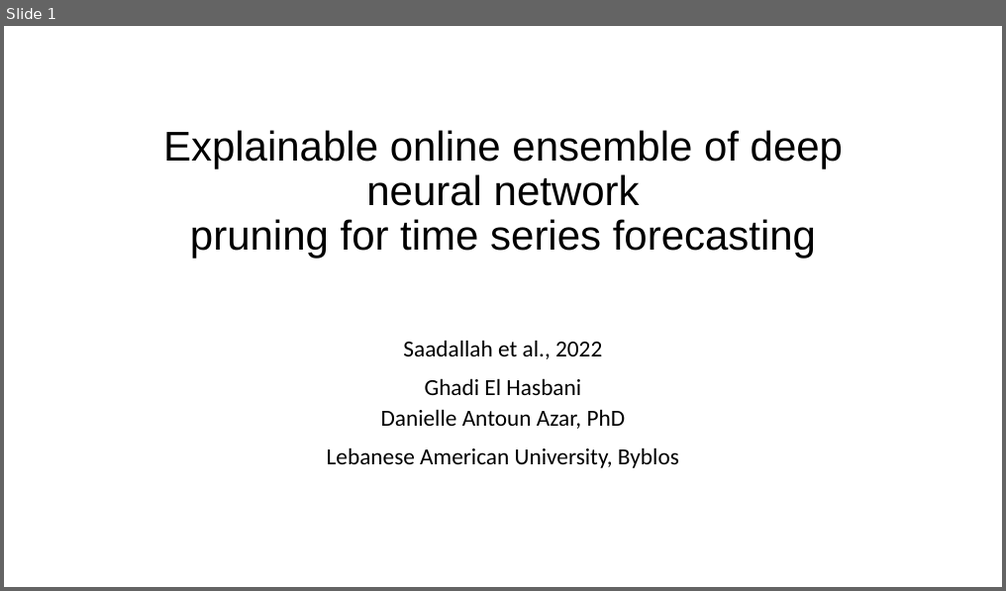
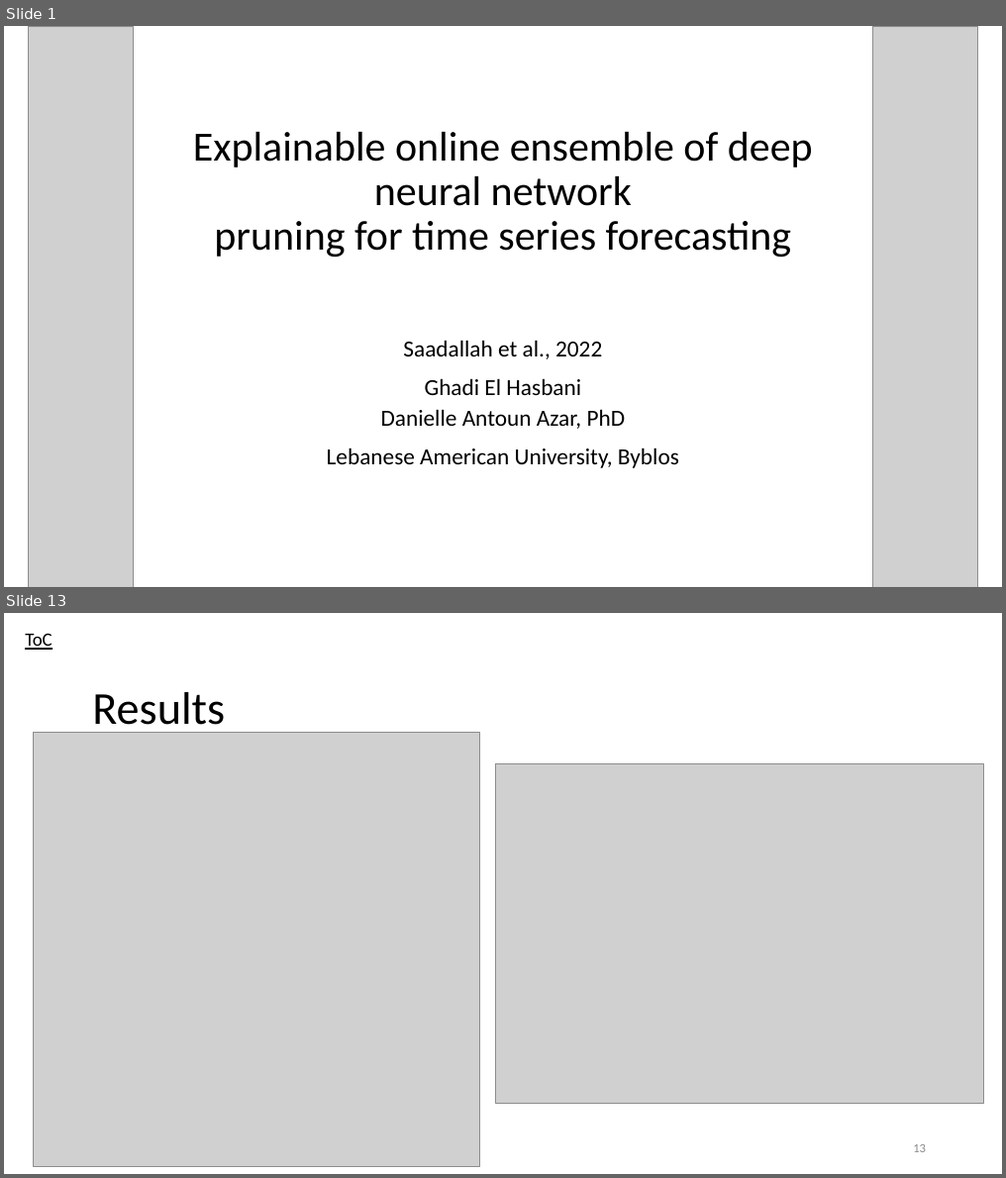
Before and after one commit to GhadiElHasbani/CSC615-MachineLearning, a slide deck: Assignment_2/Question4-presentation.pptx. Shown one above the other, each under a label of ours: slide 1 before the commit, slides 1 and 13 after it; the slides between them are not shown. The pictures are 1006x591 and 1006x1178 pixels, drawn with LibreOffice and Linux fonts; fonts in the diff are those of the drawing; grey boxes stand for pictures. Boxes give left, top, right and bottom in pixels: in the first picture for what was removed or moved away, otherwise in the second. Text is boxed around its words. In the diff, an @@ line names an element or a change of style, - is before the commit and + after.

```diff
--- a/Assignment_2/Question4-presentation.pptx
+++ b/Assignment_2/Question4-presentation.pptx
@@ slide 13 added at (4, 613, 1002, 1174), background #FFFFFF @@
@@ text added at (25, 633, 53, 650), 18 pt, text #000000, underline @@
+ToC
@@ text added at (92, 692, 225, 736), 44 pt, text #000000 @@
+Results
@@ picture added at (34, 732, 480, 1167) @@
@@ picture added at (495, 764, 984, 1103) @@
@@ page number added at (913, 1145, 926, 1153), 12 pt, text #8C8C8C @@
+13
@@ slide 1 changed as well @@
@@ picture added at (28, 26, 133, 587) @@
@@ picture added at (873, 26, 978, 587) @@
@@ title "Explainable online ensemble of deep ..." at (193, 132, 813, 258): font Arial to Calibri @@
```
Also in this commit, not shown: 3 other slides changed, 15 other slides added, 2 slides removed.
